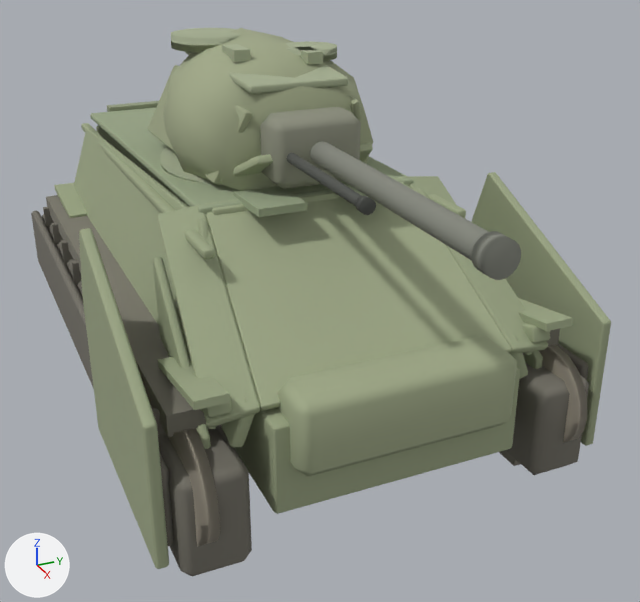
The Blender file assets/authored/authored_sherman_boxmodel_v1/authored_sherman_boxmodel_v1.blend as it was, and as the next commit left it.
The view is the same before and after, from a 50 mm lens placed at (4.38, -1.61, 1.96), pointed at (0.47, 0.16, 0.0). Arrows for +X, +Y and +Z are at lower left; the lights stay in place. The picture after the commit comes second.

Before the edit, the objects in view are built like this:
```python
ob_left_exterior_front_gap_cover__hull_left = bpy.data.objects.new('left_exterior_front_gap_cover__hull_left', me_left_exterior_front_gap_cover__hull_left_mesh)
ob_left_exterior_front_gap_cover__hull_left.parent = ob_hull_root
ob_left_exterior_front_gap_cover__hull_left.location = (0.0, 0.0, 0.0)
ob_left_track_motion = bpy.data.objects.new('left_track_motion', me_left_track_motion_mesh)
ob_left_track_motion.parent = ob_hull_root
ob_left_track_motion.location = (-0.05, -0.83, -0.27)
ob_right_exterior_front_gap_cover__hull_right = bpy.data.objects.new('right_exterior_front_gap_cover__hull_right', me_right_exterior_front_gap_cover__hull_right_mesh)
ob_right_exterior_front_gap_cover__hull_right.parent = ob_hull_root
ob_right_exterior_front_gap_cover__hull_right.location = (0.0, 0.0, 0.0)
# also in view: 'left_sponson_weld_cover__hull_left' at (-0.3, -0.62, 0.58); 'left_flush_glacis_shoulder__hull_left' at (1.1, -0.66, 0.39); 'turret_roof_flat_panel__turret_top' at (0.14, 0.0, 1.2); 'turret_front_cheek__turret_front' at (0.61, 0.0, 0.81); 'hull_glacis_slope__hull_glacis' at (1.11, 0.0, 0.41)
```
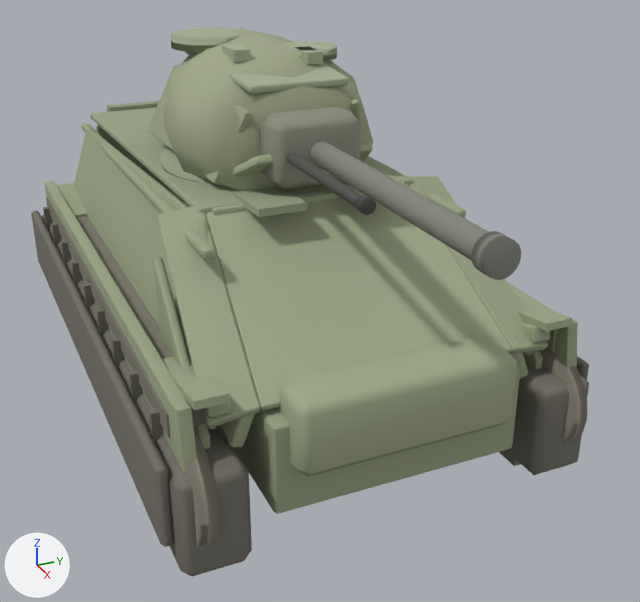
The edits, one by one:
Mesh me_left_rear_sponson_return__hull_left_mesh is new.
It is a box spanning x -0.26..0.26, y -0.03..0.03, z -0.15..0.15.
It uses material mat_hull_left (greyish green #9ea886).
Mesh me_right_front_sponson_return__hull_right_mesh is new.
It is a box spanning x -0.23..0.23, y -0.03..0.03, z -0.14..0.14.
It uses material mat_hull_right (greyish green #9ea886).
Mesh me_left_front_sponson_return__hull_left_mesh is new.
It is a box spanning x -0.23..0.23, y -0.03..0.03, z -0.14..0.14.
It uses material mat_hull_left (greyish green #9ea886).
Mesh me_right_under_sponson_shadow_backing__hull_right_mesh is new.
It is a box spanning x -1.59..1.59, y -0.03..0.03, z -0.15..0.15.
It uses material mat_hull_right (greyish green #9ea886).
Mesh me_left_under_sponson_shadow_backing__hull_left_mesh is new.
It is a box spanning x -1.59..1.59, y -0.03..0.03, z -0.15..0.15.
It uses material mat_hull_left (greyish green #9ea886).
Object 'left_exterior_front_gap_cover__hull_left' (ob_left_exterior_front_gap_cover__hull_left) is deleted.
Object 'right_exterior_front_gap_cover__hull_right' (ob_right_exterior_front_gap_cover__hull_right) is deleted.
Object 'left_rear_sponson_return__hull_left' (ob_left_rear_sponson_return__hull_left) is new; it shows me_left_rear_sponson_return__hull_left_mesh.
Its parent is ob_hull_root.
Its location is (-1.39, -0.9, 0.035).
Its rotation in degrees is (0, 4.6, 0).
It gains a BEVEL modifier named 'small_box_model_bevel'.
Modifier setting: width = 0.006.
Modifier setting: width_pct = 0.006.
It gains a WEIGHTED_NORMAL modifier named 'weighted_normals'.
Object 'right_front_sponson_return__hull_right' (ob_right_front_sponson_return__hull_right) is new; it shows me_right_front_sponson_return__hull_right_mesh.
Its parent is ob_hull_root.
Its location is (1.37, 0.9, 0.05).
Its rotation in degrees is (0, -8.6, 0).
It gains a BEVEL modifier named 'small_box_model_bevel'.
Modifier setting: width = 0.006.
Modifier setting: width_pct = 0.006.
It gains a WEIGHTED_NORMAL modifier named 'weighted_normals'.
Object 'left_front_sponson_return__hull_left' (ob_left_front_sponson_return__hull_left) is new; it shows me_left_front_sponson_return__hull_left_mesh.
Its parent is ob_hull_root.
Its location is (1.37, -0.9, 0.05).
Its rotation in degrees is (0, -8.6, 0).
It gains a BEVEL modifier named 'small_box_model_bevel'.
Modifier setting: width = 0.006.
Modifier setting: width_pct = 0.006.
It gains a WEIGHTED_NORMAL modifier named 'weighted_normals'.
Object 'right_under_sponson_shadow_backing__hull_right' (ob_right_under_sponson_shadow_backing__hull_right) is new; it shows me_right_under_sponson_shadow_backing__hull_right_mesh.
Its parent is ob_hull_root.
Its location is (-0.08, 0.895, 0.055).
It gains a BEVEL modifier named 'small_box_model_bevel'.
Modifier setting: width = 0.006.
Modifier setting: width_pct = 0.006.
It gains a WEIGHTED_NORMAL modifier named 'weighted_normals'.
Object 'left_under_sponson_shadow_backing__hull_left' (ob_left_under_sponson_shadow_backing__hull_left) is new; it shows me_left_under_sponson_shadow_backing__hull_left_mesh.
Its parent is ob_hull_root.
Its location is (-0.08, -0.895, 0.055).
It gains a BEVEL modifier named 'small_box_model_bevel'.
Modifier setting: width = 0.006.
Modifier setting: width_pct = 0.006.
It gains a WEIGHTED_NORMAL modifier named 'weighted_normals'.

Location of each change, [x1, y1, x2, y2] in pixels of the pictures (640 x 602 px):
'left_exterior_front_gap_cover__hull_left', deleted
    before: [79, 228, 169, 569]
'right_exterior_front_gap_cover__hull_right', deleted
    before: [471, 172, 611, 446]
'left_under_sponson_shadow_backing__hull_left', added
    after: [44, 181, 189, 409]
'left_front_sponson_return__hull_left', added
    after: [148, 373, 197, 472]
'right_front_sponson_return__hull_right', added
    after: [554, 319, 578, 368]
'right_under_sponson_shadow_backing__hull_right', added
    after: [509, 283, 557, 352]
'left_rear_sponson_return__hull_left', added
    after: [45, 183, 59, 223]
'left_outer_track_skirt__track_outer', unchanged, uncovered by the edit
    before: [31, 210, 174, 546]
    after: [31, 210, 174, 547]
